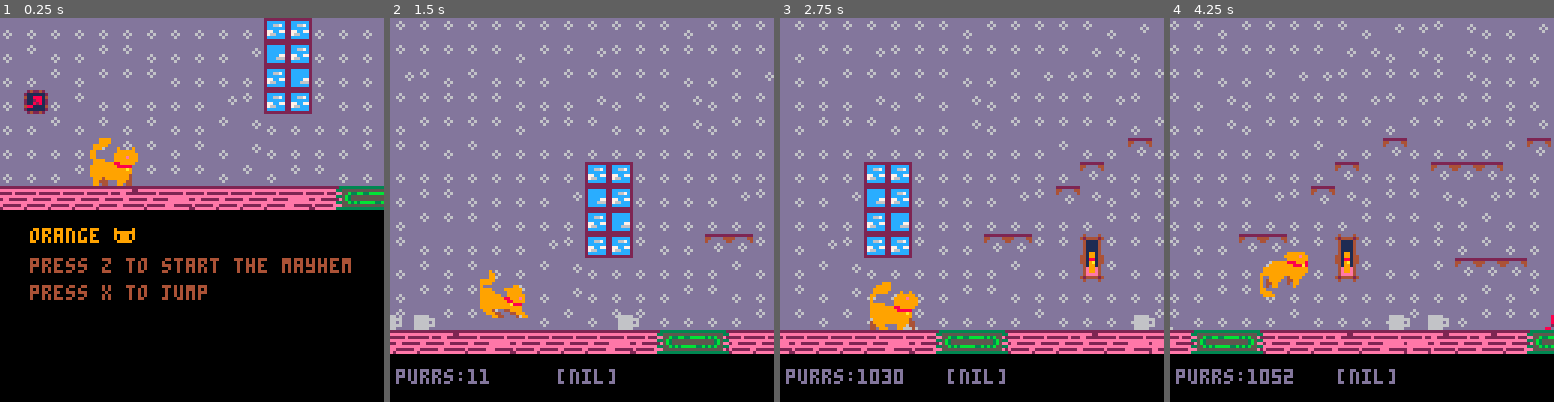
Above: before the commit, frames 1-4 (left to right).
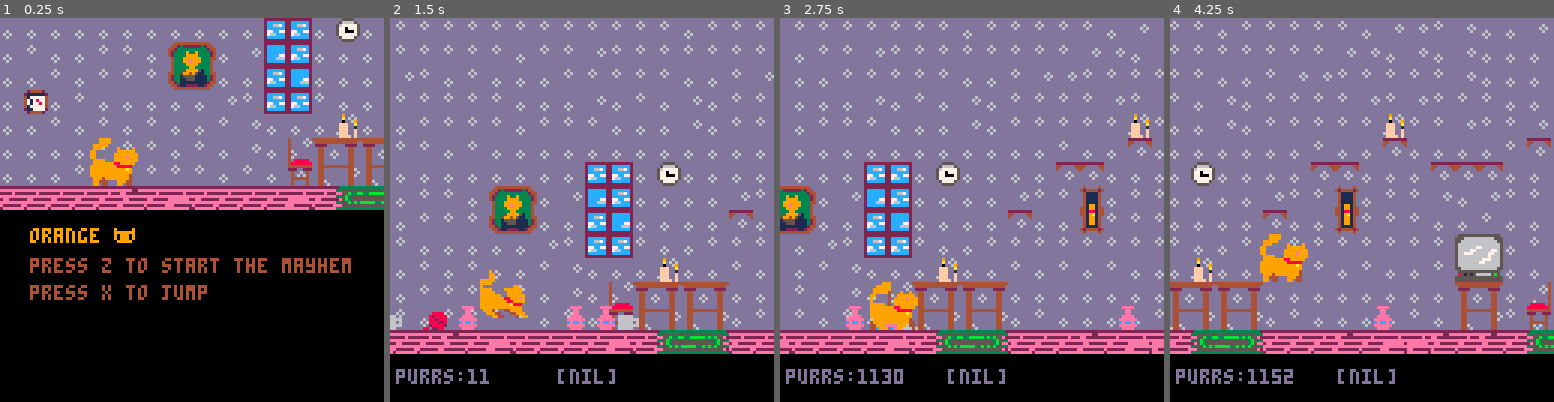
Above: after the commit, the same moments.

Repository: KianArashi/hello-game
Game: PICO-8 cartridge orange coll.p8
The game is run twice, just before and just after one commit, with the same random seed, the same clock (stepped at 60 frames per second) and the same inputs.
Inputs:
- Up to frame 1 (0.25 s): no input
- Up to frame 2 (1.5 s): tap X (X key) at 0.33, 1.07 s; tap O (Z key) at 0.7 s
- Up to frame 3 (2.75 s): tap O (Z key) at 1.7, 2.1, 2.5 s; tap X (X key) at 1.85 s
- Up to frame 4 (4.25 s): tap O (Z key) every 0.4 s from 2.9 to 4.1 s; tap X (X key) at 2.97, 4.08 s

The runs differ from the first frame. In frame 1, 3.6% of the frame differs, in the area x 6-100%, y 0-44%; in frame 2, 5.0%; in frame 3, 5.9%; in frame 4, 8.1%, in the area x 0-100%, y 25-95%.

Commit message:
Update orange coll.p8

Diff:
--- a/orange coll.p8
+++ b/orange coll.p8
@@ -133,7 +133,7 @@
 
 	local x1=flr((cat_x-map_1)/8)
 	local y1=flr(cat_y/8)
-	local x2=flr((cat_x+7-map_1)/8)
+	local x2=flr((cat_x+8-map_1)/8) -- changed from cat_x+7
 	-- local x3=flr((cat_x+4)/8)
 	-- local y2=flr((cat_y+8)/8)
 
@@ -145,7 +145,6 @@
 	if (a or d) then
 		jumps_made=0
 		cat_dy=0
-		running=true
 		cat_y=flr(cat_y/8)*8
 
 	end
@@ -217,7 +216,7 @@
 	for i=1,100 do
 		local item={}
 			item.type="vase"
-			item.x=flr(rnd(128*8*10))
+			item.x=flr(rnd(128*8*11))
 			item.y=96 --why 96? acolo e pozitia in pixeli a podelei
 			item.b_spr=33
 			item.spr=32
@@ -228,7 +227,7 @@
 	for i=1,50 do
 		local item={}
 		 	item.type="mug"
-			item.x=flr(rnd(128*8*10))
+			item.x=flr(rnd(128*8*11))
 			item.y=96
 			item.spr=34
 		 	item.b_spr=35
@@ -239,7 +238,7 @@
 	for i=1,100 do
 		local item={}
 			item.type="ball"
-			item.x=flr(rnd(128*8*10))
+			item.x=flr(rnd(128*8*11))
 			item.y=96
 			item.spr=38
 		 	item.broken=false
@@ -357,12 +356,13 @@
 
 function gover_draw()
 	cls()
-	spr(72,40,30,4,4)
-	spr(ball,59,50,2,2)
-	print('i think i will stay here',10,70,9)
-	print('with this masterpiece...',10,80,9)
-	print('so... this is game over ',10,90,4)
+	spr(72,40,20,4,4)
+	spr(ball,59,40,2,2)
+	print('i think i will stay here',10,60,9)
+	print('with this masterpiece...',10,70,9)
+	print('so... this is game over ',10,80,9)
 	print('press x to restart the mayhem',10,100,4)
+	print("purrs collected:"..purrs+flr(map_purrs),10,110,14)
 end
 
 function init_ball()
@@ -516,7 +516,7 @@
 
 __gff__
 0000000000000000000000000000000000000000000000000000000000000000020002000202000000000000000000000200020204000000000000000000000001010100000000000000000000000000010101010000000000000000000000000000000000000000000000000000000000000000000000000000000000000000
-0000000000000000000000000000000000000000000000000000000000000000000000000000000000000000000000000000000000000000000000000000000000000000000000000000000000000000000000000000000000000000000000000000000000000000000000000000000000000000000000000000000000000000
+0101000000000001010101010100000000000101000000000000000000000000000000000000000000000000000000000000000000000000000000000000000000000000000000000000000000000000000000000000000000000000000000000000000000000000000000000000000000000000000000000000000000000000
 __map__
 0000000000000000000000000000000000000000000000000000000000000000000000000000000000000000000000000000000000000000000000000000000000000000000000000000000000000000000000000000000000000000000000000000000000000000000000000000000000000000000000000000000000000000
 0000004100000000000000000000000000000000000000000000000000000000000000000000000000000000000000000000000000000000000000000000000000000000000000000000000000000000000000000000000000000000000000000000000000000000000000000000000000000000000000000000000000000000
Not shown, changed: 102 lines of the sprite sheet (__gfx__) section of orange coll.p8
Not shown, changed: the sound effects (__sfx__) section of orange coll.p8
